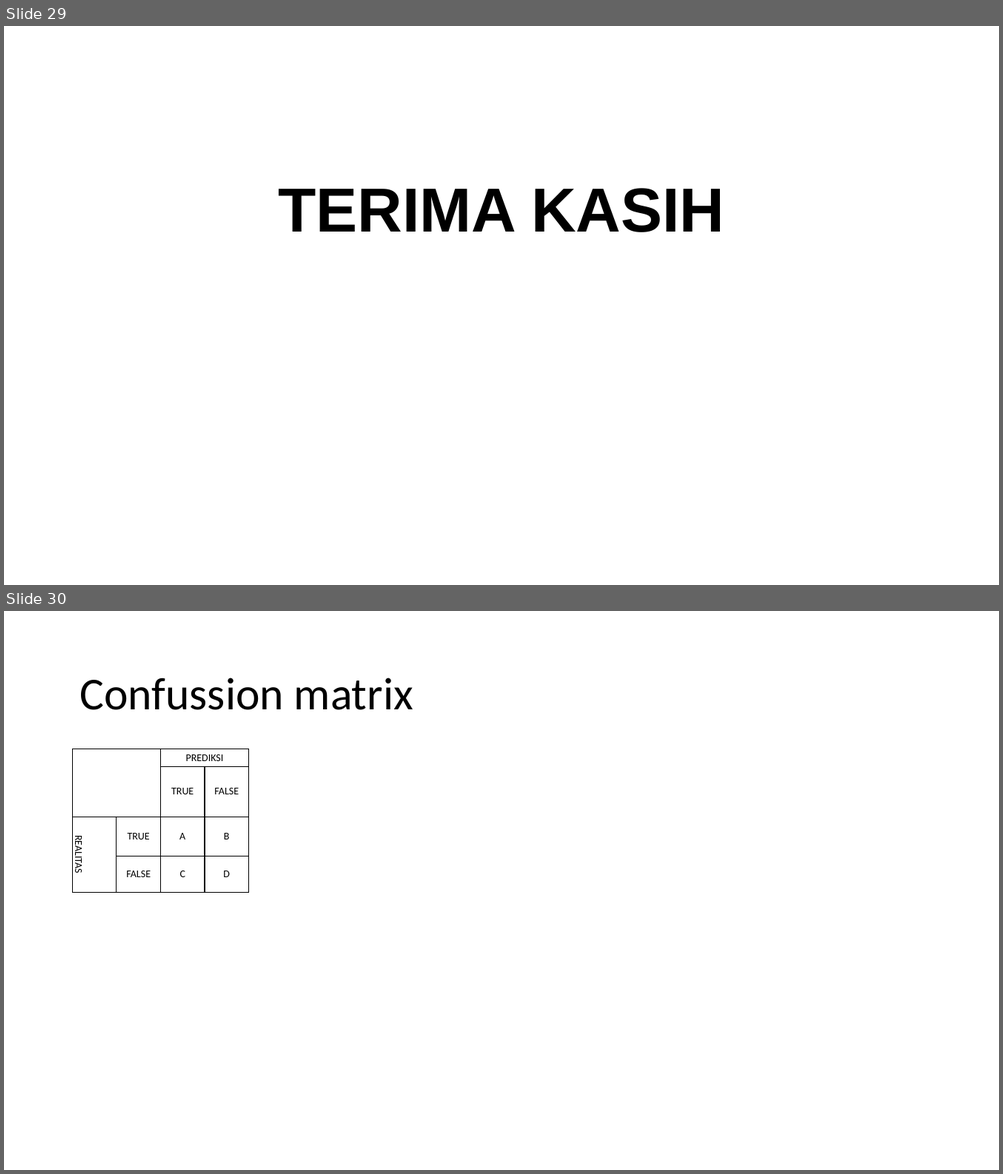
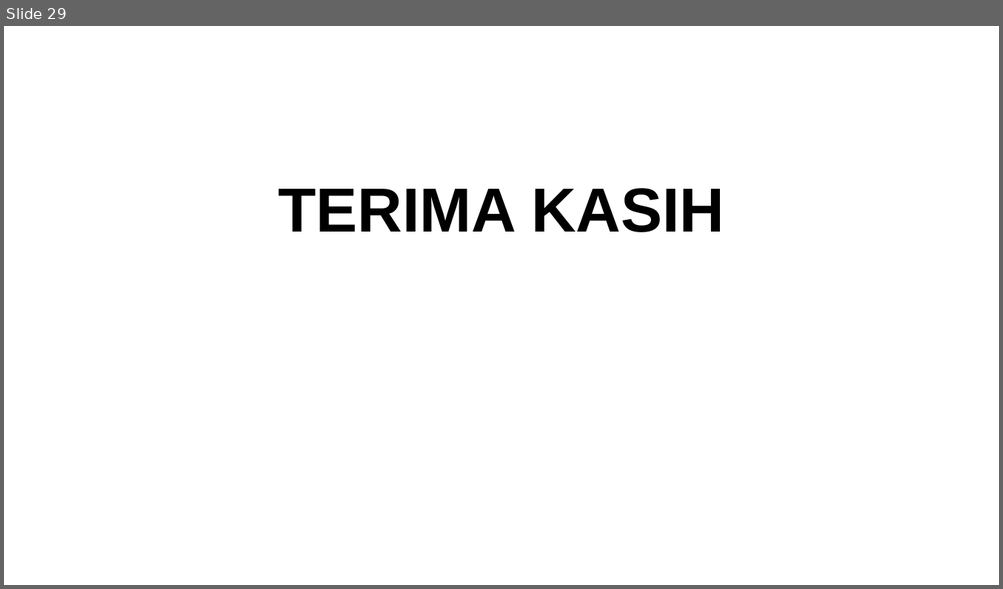
Before and after one commit to agus4171/TA-AJK, a slide deck: TA/5112100036-PPT.pptx. Shown one above the other, each under a label of ours: slides 29 and 30 before the commit, slide 29 after it. The pictures are 1003x1174 and 1003x589 pixels, drawn with LibreOffice and Linux fonts; fonts in the diff are those of the drawing. Boxes give left, top, right and bottom in pixels: in the first picture for what was removed or moved away, otherwise in the second. Text is boxed around its words. In the diff, an @@ line names an element or a change of style, - is before the commit and + after.

```diff
--- a/TA/5112100036-PPT.pptx
+++ b/TA/5112100036-PPT.pptx
@@ slide 30 removed at [4,611,999,1170], background #FFFFFF @@
@@ title removed at [79,678,413,710] @@
-Confussion matrix
@@ table removed at [73,749,249,880], 4 rows, 4 columns @@
- |  | PREDIKSI | 
- |  | TRUE | FALSE
-REALITAS | TRUE | A | B
- | FALSE | C | D
```
Also in this commit, not shown: 6 slides changed, 5 other slides removed, 17 other files.
